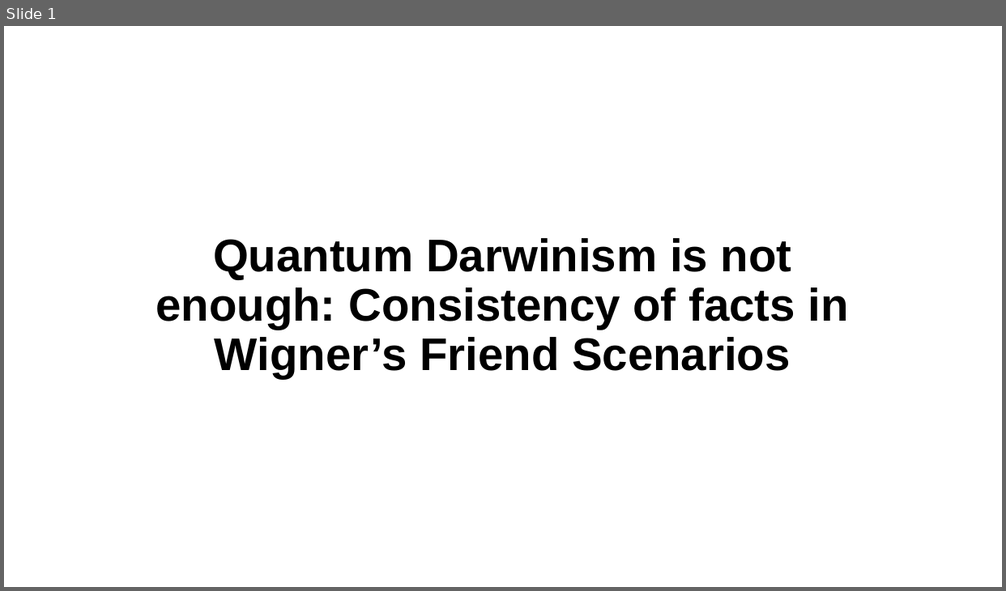
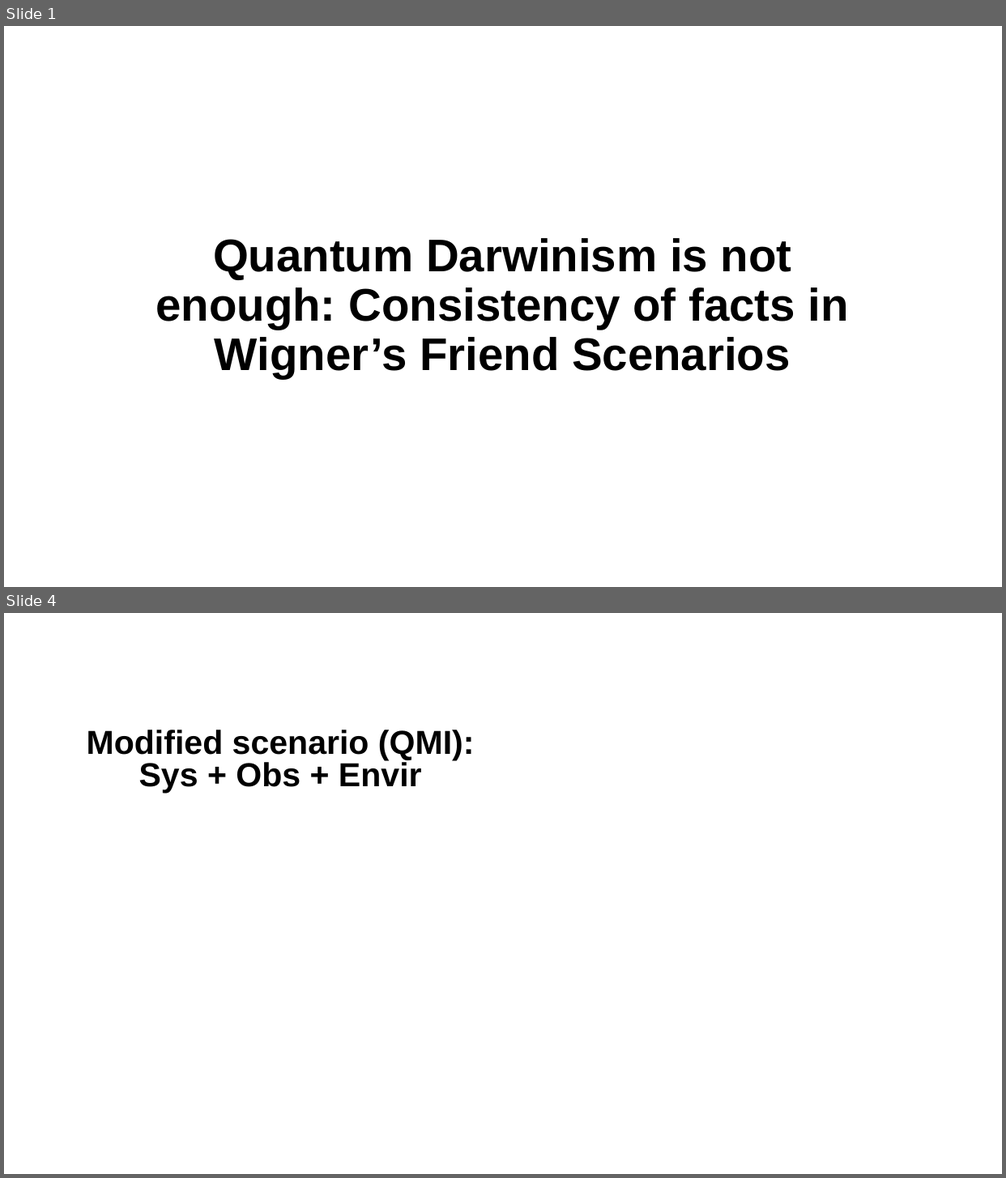
Before and after one commit to PHUHUUTRANDON/Quantum-Darwinism, a slide deck: Decoherence.pptx. Shown one above the other, each under a label of ours: slide 1 before the commit, slides 1 and 4 after it; the slides between them are not shown. The pictures are 1006x591 and 1006x1178 pixels, drawn with LibreOffice and Linux fonts; fonts in the diff are those of the drawing. Boxes give left, top, right and bottom in pixels: in the first picture for what was removed or moved away, otherwise in the second. Text is boxed around its words. In the diff, an @@ line names an element or a change of style, - is before the commit and + after.

```diff
--- a/Decoherence.pptx
+++ b/Decoherence.pptx
@@ slide 4 added at (4, 613, 1002, 1174), background #FFFFFF @@
@@ text added at (87, 730, 475, 793), 32 pt, text #000000, bold @@
+Modified scenario (QMI):
+Sys + Obs + Envir
```
Also in this commit, not shown: 2 other slides added, 8 slides removed, 2 other files.
